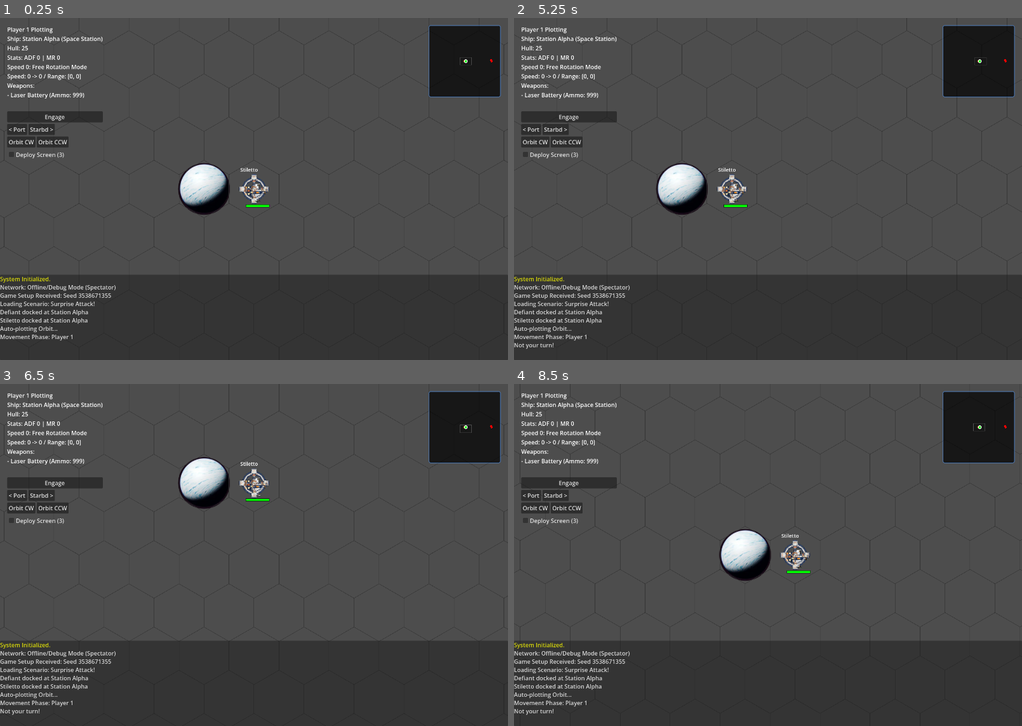
Above: before the commit, frames 1-4 (two rows, left to right).
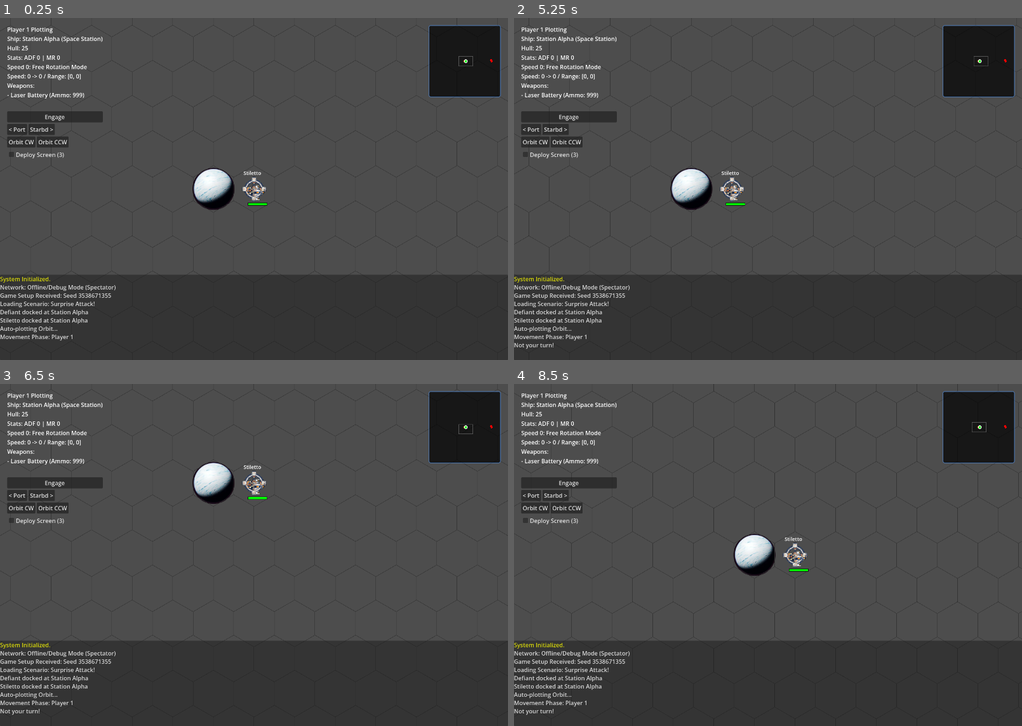
Above: after the commit, the same moments.

Repository: jjeffers/sf-kh-simulator
Game: Godot game, scene res://Scenes/Main.tscn
Two runs of this game, one before a commit and one after it. Both use one fixed random seed, a clock stepped at 60 frames per second and the inputs below. This scene is started directly instead of the project's main scene.
Inputs (mouse positions are in pixels of both pictures, inside the frame that each line leads up to):
- Up to frame 1 (0.25 s): no input
- Up to frame 2 (5.25 s): click "Engage" at 0.5 s; click "< Port" at 1.25 s; click "Starbd >" at 2 s; click "Orbit CW" at 2.75 s; click "Orbit CCW" at 3.5 s; click "Deploy Screen (3)" at 4.25 s; tap Enter at 5 s; move the mouse to (879, 171) at 5.02 s; hold D from 5.03 s (still down); tap Q at 5.1 s; click (879, 171) at 5.17 s
- Up to frame 3 (6.5 s): tap Space at 5.27, 6.02 s; move the mouse to (152, 572) at 5.77 s; release D at 5.78 s; hold S from 5.78 s (still down); tap Q at 5.85 s
- Up to frame 4 (8.5 s): move the mouse to (818, 479) at 6.52 s; release S at 6.53 s; hold D 6.53-7.28 s; tap Q at 6.6, 7.35, 8.1 s; move the mouse to (742, 623) at 7.27 s; hold W 7.28-8.03 s; click (742, 623) at 7.42 s; tap Space at 7.52, 8.27 s; move the mouse to (920, 606) at 8.02 s; hold A from 8.03 s (still down)

The runs differ from the first frame. In frame 1, 1.6% of the frame differs, in the area x 0-100%, y 0-75%; in frame 2, 1.6%; in frame 3, 1.6%; in frame 4, 1.7%.

Commit message:
Refactor scenario logic, fix turn flow bugs, and enhance camera

Diff:
--- a/Scripts/GameManager.gd
+++ b/Scripts/GameManager.gd
@@ -57,6 +57,9 @@
 
 # Environment
 var planet_hexes: Array[Vector3i] = [Vector3i(0, 0, 0)] # Center hex
+
+# Scenario Rules
+var current_scenario_rules: Array = []
 
 # Planning UI
 var panel_planning: PanelContainer
@@ -753,7 +756,11 @@
 	else:
 		combat_target = null
 
-	_update_camera()
+	# Focus camera on TARGET if available, otherwise Source
+	if is_instance_valid(target):
+		_update_camera(target)
+	else:
+		_update_camera()
 
 	var weapon = source.weapons[weapon_idx]
 	# Strict Ammo Consumption (happens now at resolution)
@@ -914,6 +921,8 @@
 	# In a real networked game, this seed should come from the Host/Lobby
 	var shared_seed = seed_val
 	var scen_data = ScenarioManager.generate_scenario(key, shared_seed)
+	current_scenario_rules = scen_data.get("special_rules", [])
+
 	if scen_data.is_empty():
 		log_message("Error: Scenario %s not found!" % key)
 		return
@@ -1104,6 +1113,11 @@
 	_update_camera()
 
 func start_turn_cycle():
+	# Failsafe Cleanup
+	if panel_icm:
+		panel_icm.queue_free()
+		panel_icm = null
+
 	for s in ships:
 		s.reset_weapons()
 	start_movement_phase()
@@ -1113,6 +1127,7 @@
 	current_phase = Phase.MOVEMENT
 	combat_subphase = 0
 	firing_player_id = 0
+	combat_action_taken = false # Reset lock
 
 	# Find un-moved ships for ACTIVE player
 	var available = ships.filter(func(s): return s.player_id == current_player_id and not s.has_moved)
@@ -1298,6 +1313,33 @@
 
 
 func end_turn_cycle():
+	# Scenario Objective Check: Surprise Attack (Defiant Evacuation)
+	# Check before switching player, or after?
+	# "Turns docked" -> implied "Full Turns" or "Turn Cycles"?
+	# Let's count at the end of the Cycle (when both players have acted).
+	if multiplayer.is_server():
+		# Process Special Rules
+		for rule in current_scenario_rules:
+			if rule["type"] == "docked_turn_counter":
+				var t_name = rule["target_name"]
+				var prop = rule["counter_property"]
+				var log_tmpl = rule["log_template"]
+
+				# Find target
+				var target_ship = null
+				for s in ships:
+					if s.name == t_name:
+						target_ship = s
+						break
+
+				if target_ship and target_ship.is_docked:
+					# Use dynamic property access
+					var current_val = target_ship.get(prop)
+					if current_val != null:
+						target_ship.set(prop, current_val + 1)
+						var msg = log_tmpl % (current_val + 1)
+						log_message(msg)
+
 	log_message("Turn Complete. Switching Active Player.")
 	current_player_id = 3 - current_player_id
 
@@ -1307,10 +1349,20 @@
 
 	start_movement_phase()
 
-func _update_camera():
-	if not selected_ship: return
+func _update_camera(focus_target_override = null):
+	var target_pos = Vector2.ZERO
+
+	if focus_target_override:
+		if focus_target_override is Node2D:
+			target_pos = focus_target_override.position
+		elif focus_target_override is Vector2:
+			target_pos = focus_target_override
+	elif selected_ship:
+		target_pos = HexGrid.hex_to_pixel(selected_ship.grid_position)
+	else:
+		return
+
 	var center = get_viewport_rect().size / 2
-	var target_pos = HexGrid.hex_to_pixel(selected_ship.grid_position)
 	# Center ship on screen
 	position = center - target_pos
 
@@ -1926,6 +1978,7 @@
 			active_id = firing_player_id
 
 		if active_id != my_local_player_id:
+			# print("Input Rejected: Active %d vs Local %d" % [active_id, my_local_player_id])
 			return # Ignore input for other players
 
 	if event is InputEventMouseButton and event.pressed and event.button_index == MOUSE_BUTTON_LEFT:
--- a/Scripts/HexGrid.gd
+++ b/Scripts/HexGrid.gd
@@ -3,7 +3,7 @@
 
 # Pointy-top orientation
 # Size is the distance from center to corner
-const TILE_SIZE := 80.0
+const TILE_SIZE = 65.0
 
 # Cube coordinates: q + r + s = 0
 
--- a/Scripts/ScenarioManager.gd
+++ b/Scripts/ScenarioManager.gd
@@ -8,7 +8,15 @@
 			0: {"name": "Defenders (Side A)", "color": Color.GREEN},
 			1: {"name": "Attackers (Side B)", "color": Color.RED}
 		},
-		"ships": [] # Template, filled by generator
+		"ships": [], # Template, filled by generator
+		"special_rules": [
+			{
+				"type": "docked_turn_counter",
+				"target_name": "Defiant",
+				"counter_property": "evacuation_turns",
+				"log_template": "Defiant Evacuation Progress: Turn %d"
+			}
+		]
 	}
 }
 
--- a/project.godot
+++ b/project.godot
@@ -27,3 +27,7 @@
 
 window/size/viewport_width=1408
 window/size/viewport_height=950
+
+[rendering]
+
+textures/vram_compression/import_etc2_astc=true
Binary file added: Assets/sfkh.png
Not shown, added: Assets/sfkh.png.import
Not shown, changed: export_presets.cfg
Not shown, changed: .agent/ARCHITECTURE.md
